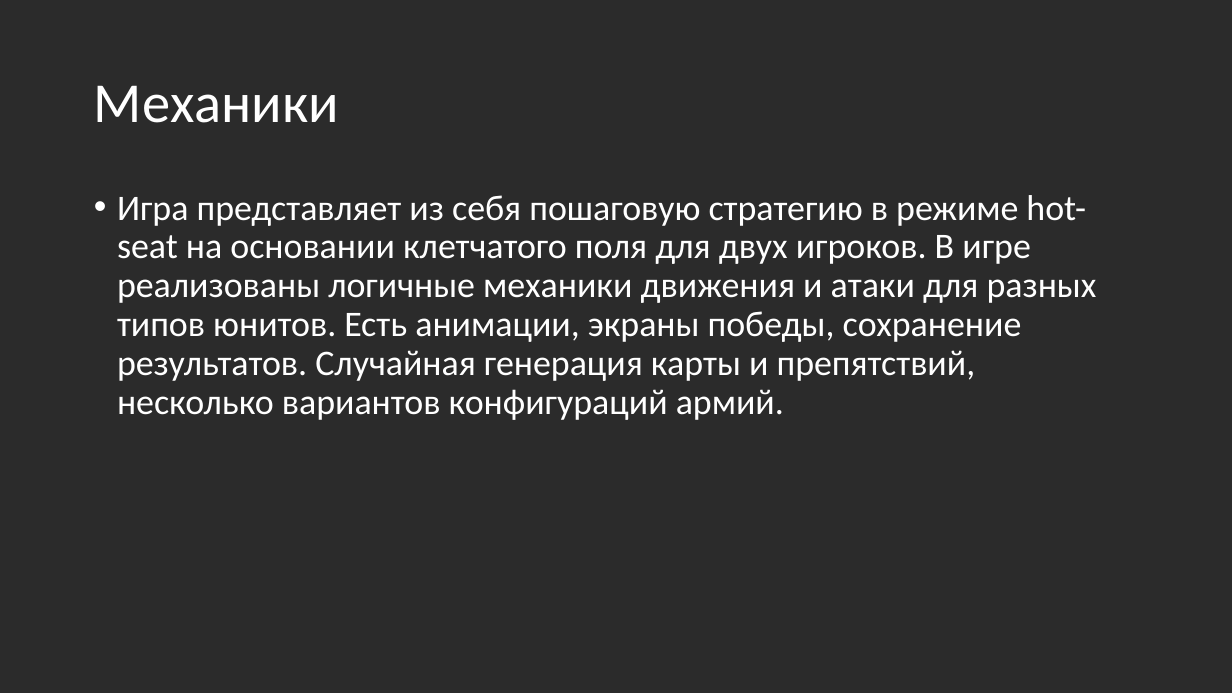
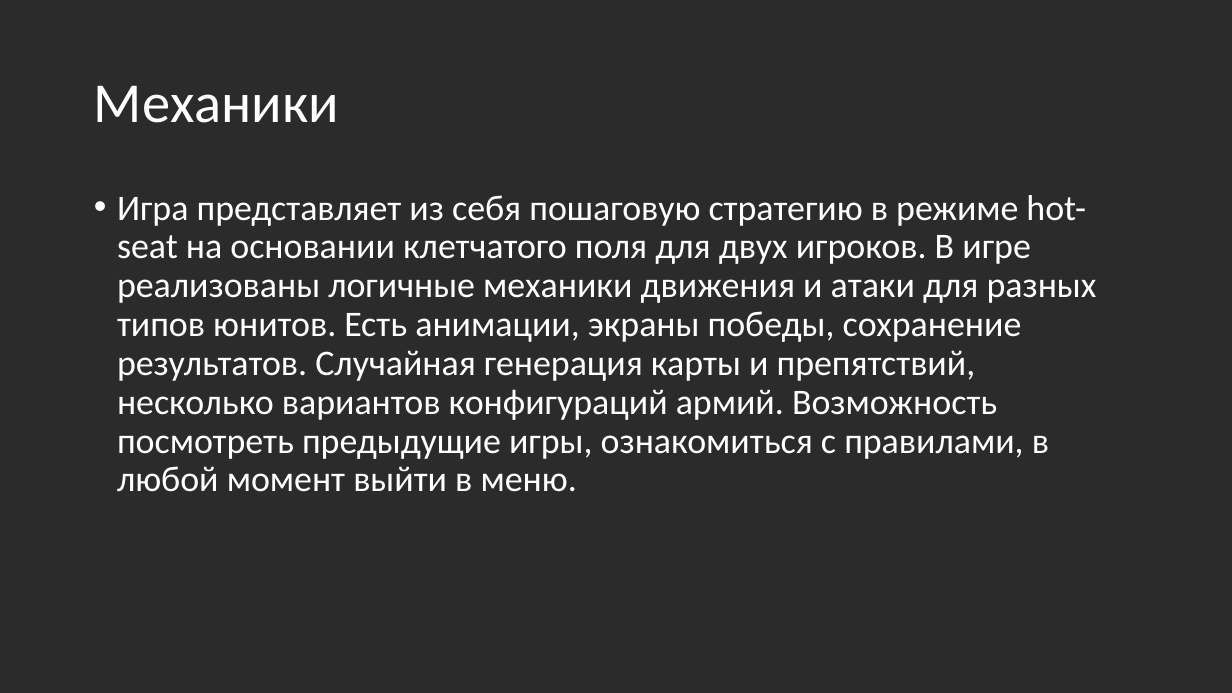
Before and after one commit to leniks/game, a slide deck: slide 3 of Проект игра на Pygame презентация.pptx. Drawn at 1232x693 pixels with LibreOffice and Linux fonts; fonts in the diff are those of the drawing; background and template pictures are left out; a plain dark background stands for a picture behind light text. Boxes give left, top, right and bottom in pixels: in the first picture for what was removed or moved away, otherwise in the second. Text is boxed around its words. In the diff, an @@ line names an element or a change of style, - is before the commit and + after.

```diff
--- a/Проект игра на Pygame презентация.pptx
+++ b/Проект игра на Pygame презентация.pptx
@@ text at bbox=[117, 195, 1097, 492]: text changed @@
-• Игра представляет из себя пошаговую стратегию в режиме hot-seat на основании клетчатого поля для двух игроков. В игре реализованы логичные механики движения и атаки для разных типов юнитов. Есть анимации, экраны победы, сохранение результатов. Случайная генерация карты и препятствий, несколько вариантов конфигураций армий.
+• Игра представляет из себя пошаговую стратегию в режиме hot-seat на основании клетчатого поля для двух игроков. В игре реализованы логичные механики движения и атаки для разных типов юнитов. Есть анимации, экраны победы, сохранение результатов. Случайная генерация карты и препятствий, несколько вариантов конфигураций армий. Возможность посмотреть предыдущие игры, ознакомиться с правилами, в любой момент выйти в меню.
```
Also in this commit, not shown: 1 other slide changed, 1 other file.
